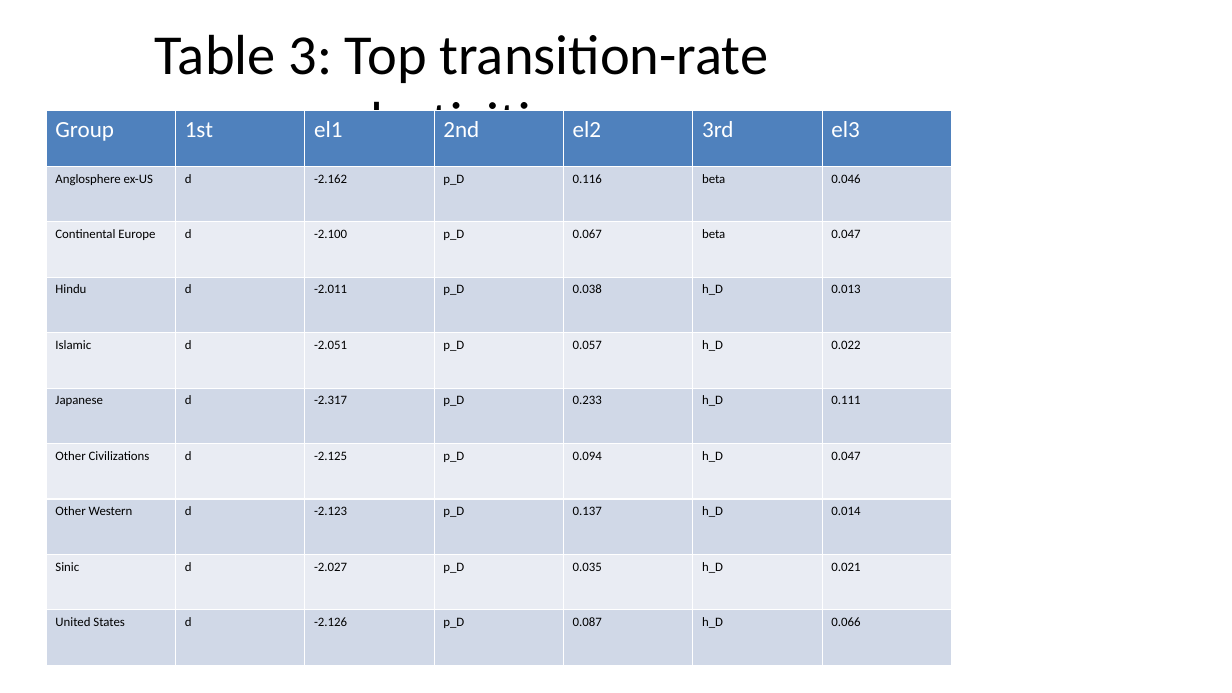
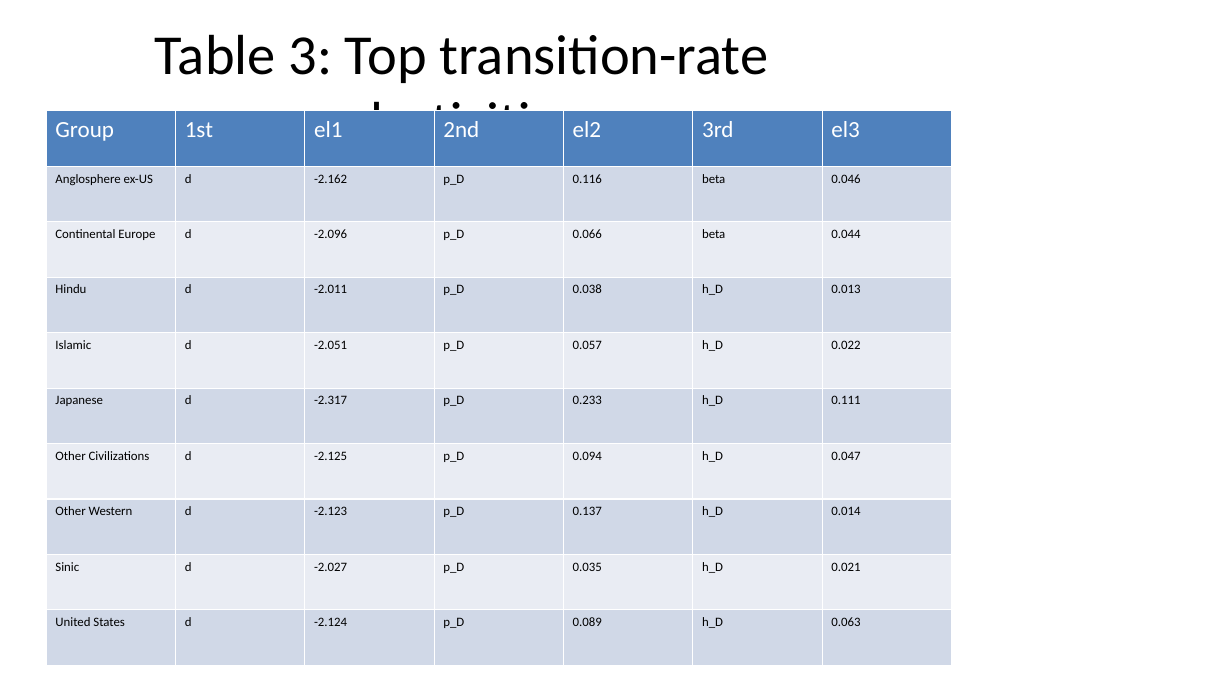
Before and after one commit to bougtoir/medical-accident-its-analysis, a slide deck: slide 8 of researcher_mobility_ode/docs/manuscript_full_article_figures.pptx. Drawn at 1232x693 pixels with LibreOffice and Linux fonts; fonts in the diff are those of the drawing. Boxes give left, top, right and bottom in pixels: in the first picture for what was removed or moved away, otherwise in the second. Text is boxed around its words. In the diff, an @@ line names an element or a change of style, - is before the commit and + after.

```diff
--- a/researcher_mobility_ode/docs/manuscript_full_article_figures.pptx
+++ b/researcher_mobility_ode/docs/manuscript_full_article_figures.pptx
@@ table at (46, 111, 952, 665) @@
-row 3: Continental Europe | d | -2.100 | p_D | 0.067 | beta | 0.047
+row 3: Continental Europe | d | -2.096 | p_D | 0.066 | beta | 0.044
-row 10: United States | d | -2.126 | p_D | 0.087 | h_D | 0.066
+row 10: United States | d | -2.124 | p_D | 0.089 | h_D | 0.063
```
Also in this commit, not shown: 8 other slides changed, 45 other files.
